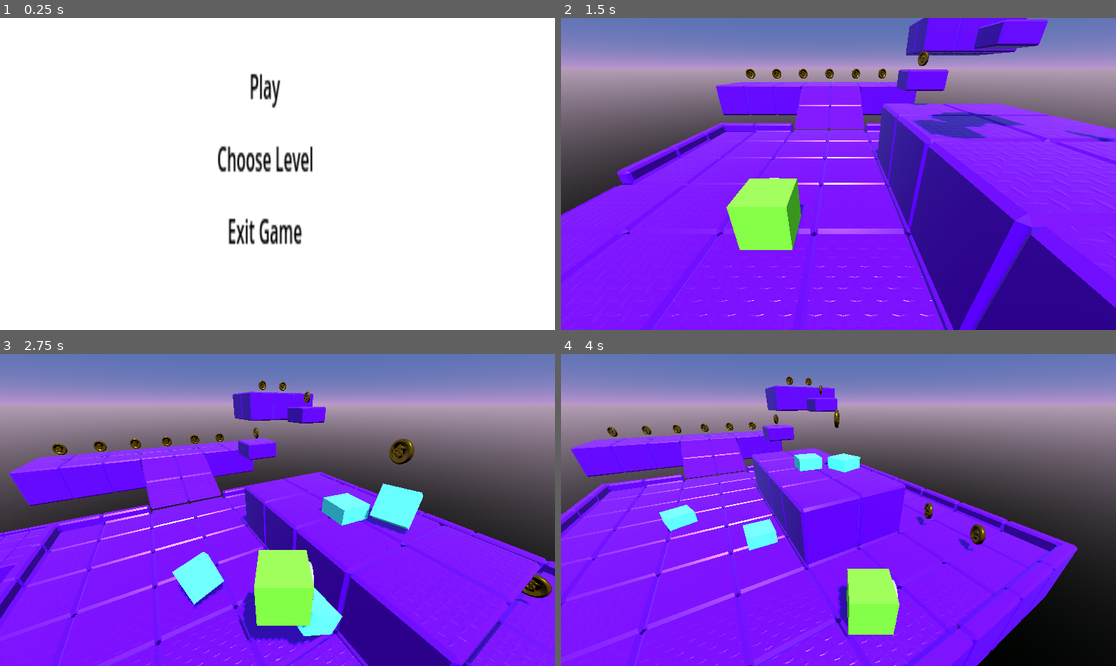
Above: before the commit, frames 1-4 (two rows, left to right).
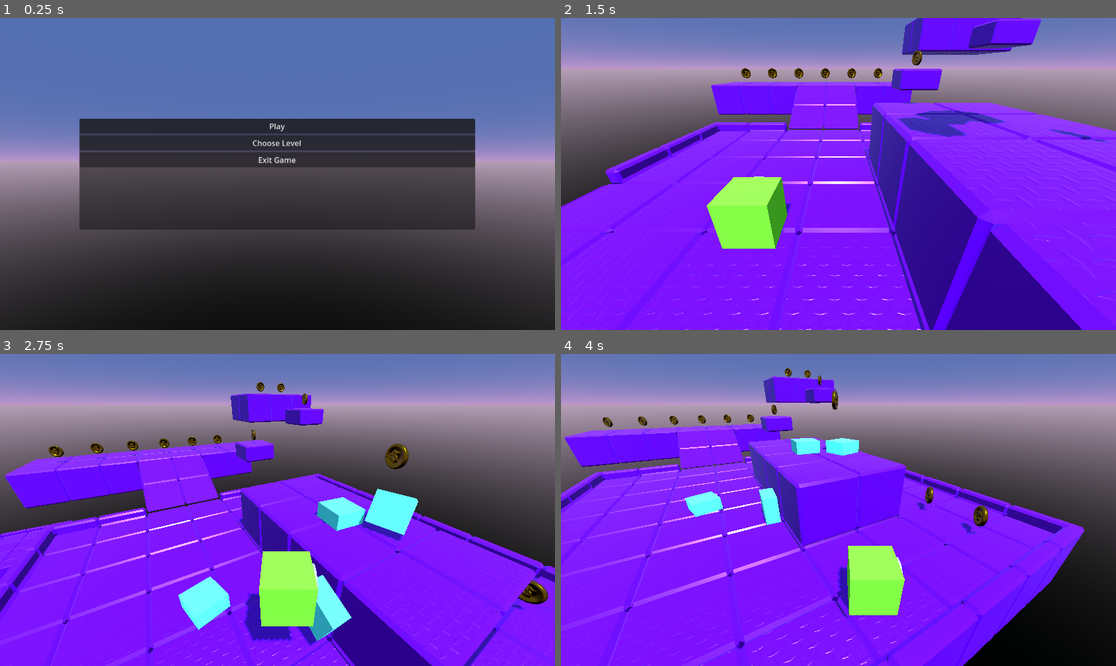
Above: after the commit, the same moments.

Repository: rafall404/platform-runner
Game: Godot game, scene res://scenes/ui/main_menu.tscn
The game is run twice, just before and just after one commit, with the same random seed, the same clock (stepped at 60 frames per second) and the same inputs. Before the commit the project has no main scene; this scene is started directly in both runs.
Inputs:
- Up to frame 1 (0.25 s): no input
- Up to frame 2 (1.5 s): click "Choose Level" at 0.5 s; click "Play" at 1.25 s
- Up to frame 3 (2.75 s): tap Enter (ui_accept) at 2, 2.27 s; hold Right (ui_right) from 2.03 s (still down); tap A (cam_left) at 2.1 s
- Up to frame 4 (4 s): release Right (ui_right) at 2.78 s; hold Down (ui_down) 2.78-3.53 s; tap D (cam_right) at 2.85 s; tap Enter (ui_accept) at 3.02 s; hold Right (ui_right) from 3.53 s (still down); tap A (cam_left) at 3.6 s

The runs differ from the first frame. In frame 1, 100% of the frame differs, in the area x 0-100%, y 0-100%; in frame 2, 16%; in frame 3, 14%; in frame 4, 22%.

Commit message:
commit izy

Diff:
--- a/project.godot
+++ b/project.godot
@@ -11,6 +11,7 @@
 [application]
 
 config/name="New Game Project"
+run/main_scene="res://scenes/ui/main_menu.tscn"
 config/features=PackedStringArray("4.3", "GL Compatibility")
 config/icon="res://icon.svg"
 
--- a/scenes/ui/main_menu.tscn
+++ b/scenes/ui/main_menu.tscn
@@ -1,8 +1,10 @@
-[gd_scene load_steps=2 format=3 uid="uid://qv7rqpxwj24u"]
+[gd_scene load_steps=3 format=3 uid="uid://qv7rqpxwj24u"]
 
 [ext_resource type="Script" path="res://scripts/ui/main_menu.gd" id="1_5j6vm"]
+[ext_resource type="Texture2D" uid="uid://pebhntarbth3" path="res://resources/horizon.png" id="2_h3yt7"]
 
 [node name="MainMenu" type="Control"]
+layout_direction = 1
 layout_mode = 3
 anchors_preset = 15
 anchor_right = 1.0
@@ -11,36 +13,46 @@
 grow_vertical = 2
 script = ExtResource("1_5j6vm")
 
-[node name="ColorRect" type="ColorRect" parent="."]
+[node name="TextureRect" type="TextureRect" parent="."]
 layout_mode = 1
 anchors_preset = 15
 anchor_right = 1.0
 anchor_bottom = 1.0
 grow_horizontal = 2
 grow_vertical = 2
+texture = ExtResource("2_h3yt7")
+expand_mode = 3
 
-[node name="VBoxContainer" type="VBoxContainer" parent="."]
-modulate = Color(0.0110876, 0.0110876, 0.0110876, 1)
-layout_mode = 0
-offset_left = 443.0
-offset_top = 74.0
-offset_right = 553.0
-offset_bottom = 175.0
-scale = Vector2(1.97442, 4.29265)
-alignment = 1
+[node name="PanelContainer" type="PanelContainer" parent="."]
+layout_mode = 1
+anchors_preset = -1
+anchor_left = 0.2
+anchor_top = 0.4
+anchor_right = 0.8
+anchor_bottom = 0.6
+offset_left = -65.0
+offset_top = -50.5
+offset_right = 65.0
+offset_bottom = 50.5
+grow_horizontal = 2
+grow_vertical = 2
 
-[node name="Play" type="MenuButton" parent="VBoxContainer"]
+[node name="VBoxContainer" type="VBoxContainer" parent="PanelContainer"]
+layout_mode = 2
+size_flags_stretch_ratio = 0.31
+
+[node name="Play" type="Button" parent="PanelContainer/VBoxContainer"]
 layout_mode = 2
 text = "Play"
 
-[node name="ChooseLevel" type="MenuButton" parent="VBoxContainer"]
+[node name="ChooseLevel" type="Button" parent="PanelContainer/VBoxContainer"]
 layout_mode = 2
 text = "Choose Level"
 
-[node name="ExitGame" type="MenuButton" parent="VBoxContainer"]
+[node name="ExitGame" type="Button" parent="PanelContainer/VBoxContainer"]
 layout_mode = 2
 text = "Exit Game"
 
-[connection signal="pressed" from="VBoxContainer/Play" to="." method="_on_play_pressed"]
-[connection signal="pressed" from="VBoxContainer/ChooseLevel" to="." method="_on_choose_level_pressed"]
-[connection signal="pressed" from="VBoxContainer/ExitGame" to="." method="_on_exit_game_pressed"]
+[connection signal="pressed" from="PanelContainer/VBoxContainer/Play" to="." method="_on_play_pressed"]
+[connection signal="pressed" from="PanelContainer/VBoxContainer/ChooseLevel" to="." method="_on_choose_level_pressed"]
+[connection signal="pressed" from="PanelContainer/VBoxContainer/ExitGame" to="." method="_on_exit_game_pressed"]
--- a/scenes/ui/pause_menu.tscn
+++ b/scenes/ui/pause_menu.tscn
@@ -70,34 +70,42 @@
 
 [node name="PauseMenu" type="Control"]
 process_mode = 3
+layout_direction = 1
 layout_mode = 3
 anchors_preset = 15
 anchor_right = 1.0
 anchor_bottom = 1.0
-offset_right = -1152.0
-offset_bottom = -648.0
 grow_horizontal = 2
 grow_vertical = 2
 script = ExtResource("1_u208t")
 
 [node name="ColorRect" type="ColorRect" parent="."]
 material = SubResource("ShaderMaterial_qxrl5")
-layout_mode = 0
-offset_right = 40.0
-offset_bottom = 40.0
-scale = Vector2(57.9116, 34.36)
+layout_mode = 1
+anchors_preset = 15
+anchor_right = 1.0
+anchor_bottom = 1.0
+grow_horizontal = 2
+grow_vertical = 2
 
 [node name="PanelContainer" type="PanelContainer" parent="."]
 modulate = Color(1, 1, 1, 0)
-layout_mode = 0
-offset_left = 733.0
-offset_top = 191.0
-offset_right = 863.0
-offset_bottom = 292.0
-scale = Vector2(7.08, 9.64)
+layout_mode = 1
+anchors_preset = -1
+anchor_left = 0.45
+anchor_top = 0.4
+anchor_right = 0.55
+anchor_bottom = 0.6
+offset_left = -65.0
+offset_top = -50.5
+offset_right = 65.0
+offset_bottom = 50.5
+grow_horizontal = 2
+grow_vertical = 2
 
 [node name="VBoxContainer" type="VBoxContainer" parent="PanelContainer"]
 layout_mode = 2
+size_flags_stretch_ratio = 0.31
 
 [node name="Resume" type="Button" parent="PanelContainer/VBoxContainer"]
 layout_mode = 2
--- a/scripts/levels/level_1.gd
+++ b/scripts/levels/level_1.gd
@@ -10,5 +10,4 @@
 
 # Called every frame. 'delta' is the elapsed time since the previous frame.
 func _process(delta: float) -> void:
-	$CanvasLayer/PauseMenu.testEsc()
 	pass
--- a/scripts/objects/steve.gd
+++ b/scripts/objects/steve.gd
@@ -68,4 +68,4 @@
 
 func _on_fall_zone_body_entered(body: Node3D) -> void:
 	print("please don't kill yourself! :C . you lost "+str(Global.coins)+" coins")
-	get_tree().change_scene_to_file("res://level_1.tscn")
+	get_tree().change_scene_to_file("res://scenes/levels/level_1.tscn")
--- a/scripts/ui/main_menu.gd
+++ b/scripts/ui/main_menu.gd
@@ -11,6 +11,7 @@
 	pass
 
 
+
 func _on_play_pressed() -> void:
 	get_tree().change_scene_to_file("res://scenes/levels/level_1.tscn")
 
@@ -22,4 +23,3 @@
 
 func _on_exit_game_pressed() -> void:
 	get_tree().quit()
-	pass # Replace with function body.
--- a/scripts/ui/pause_menu.gd
+++ b/scripts/ui/pause_menu.gd
@@ -1,6 +1,7 @@
 extends Control
 
 func resume():
+	print("in resume")
 	get_tree().paused = false
 	$AnimationPlayer.play_backwards("pause_menu")
 
@@ -8,11 +9,15 @@
 	get_tree().paused = true
 	$AnimationPlayer.play("pause_menu") # blur animation, not sure how to rename it!
 
-func testEsc():
-	if Input.is_action_just_pressed("Escape") and get_tree().paused == false:
-		pause()
-	elif Input.is_action_just_pressed("Escape") and get_tree().paused == true:
-		resume()
+func _input(event):
+	# If the game is paused, we prevent all inputs except Escape
+	if event.is_action_released("Escape"):
+		if get_tree().paused:
+			print("out esc")
+			resume()
+		else:
+			print("in esc")
+			pause()
 
 # Called when the node enters the scene tree for the first time.
 func _ready() -> void:
Binary file added: resources/horizon.png
Not shown, added: resources/horizon.png.import
Not shown: 14 places in resources/world-blocks-v1.tres that only renumber resources
